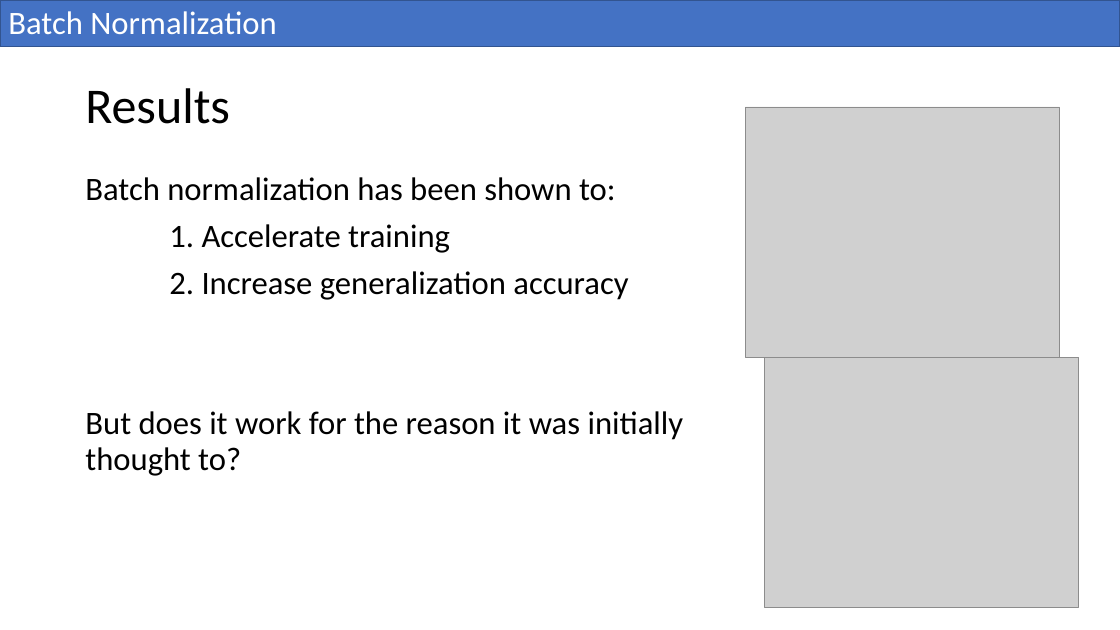
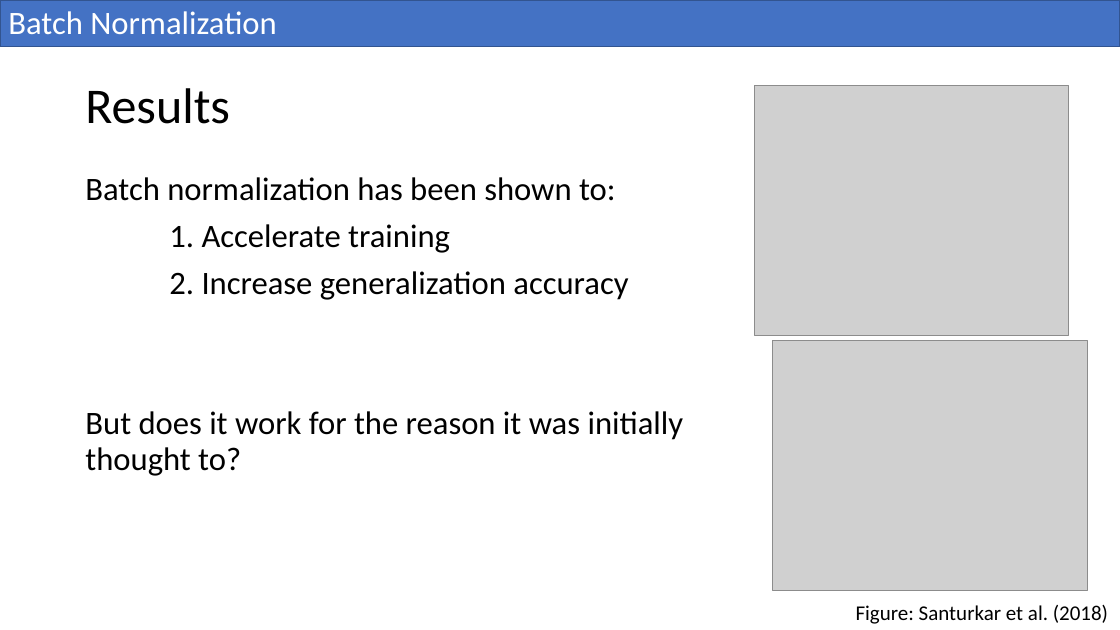
Before and after one commit to UA-ASTR502-2022/astr502, a slide deck: slide 10 of slides/Optimization_7.5_11.11.pptx. Drawn at 1120x630 pixels with LibreOffice and Linux fonts; fonts in the diff are those of the drawing; grey boxes stand for pictures. Boxes give left, top, right and bottom in pixels: in the first picture for what was removed or moved away, otherwise in the second. Text is boxed around its words. In the diff, an @@ line names an element or a change of style, - is before the commit and + after.

```diff
--- a/slides/Optimization_7.5_11.11.pptx
+++ b/slides/Optimization_7.5_11.11.pptx
@@ picture: place and size @@
-picture at bbox=[745, 107, 1060, 357]
+picture at bbox=[755, 86, 1069, 336]
@@ picture: place and size @@
-picture at bbox=[765, 357, 1079, 607]
+picture at bbox=[773, 340, 1087, 591]
@@ text added at bbox=[856, 605, 1108, 624], 18 pt, text #000000 @@
+Figure: Santurkar et al. (2018)
```
Also in this commit, not shown: 9 other slides changed.
